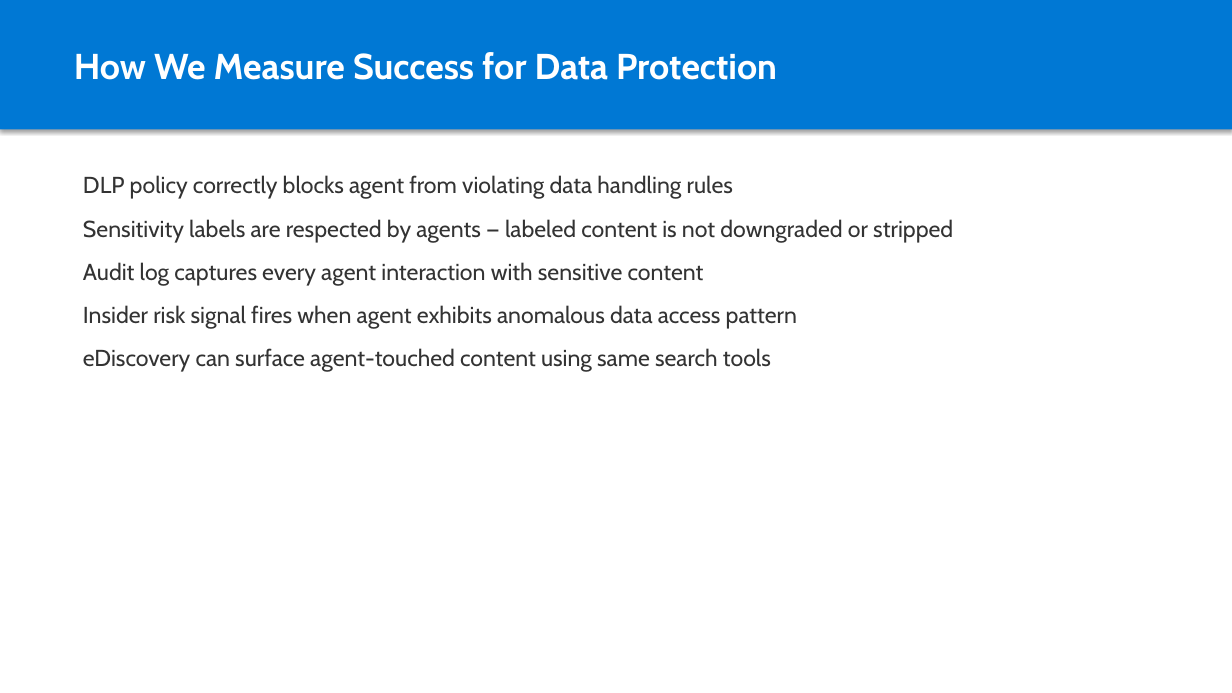
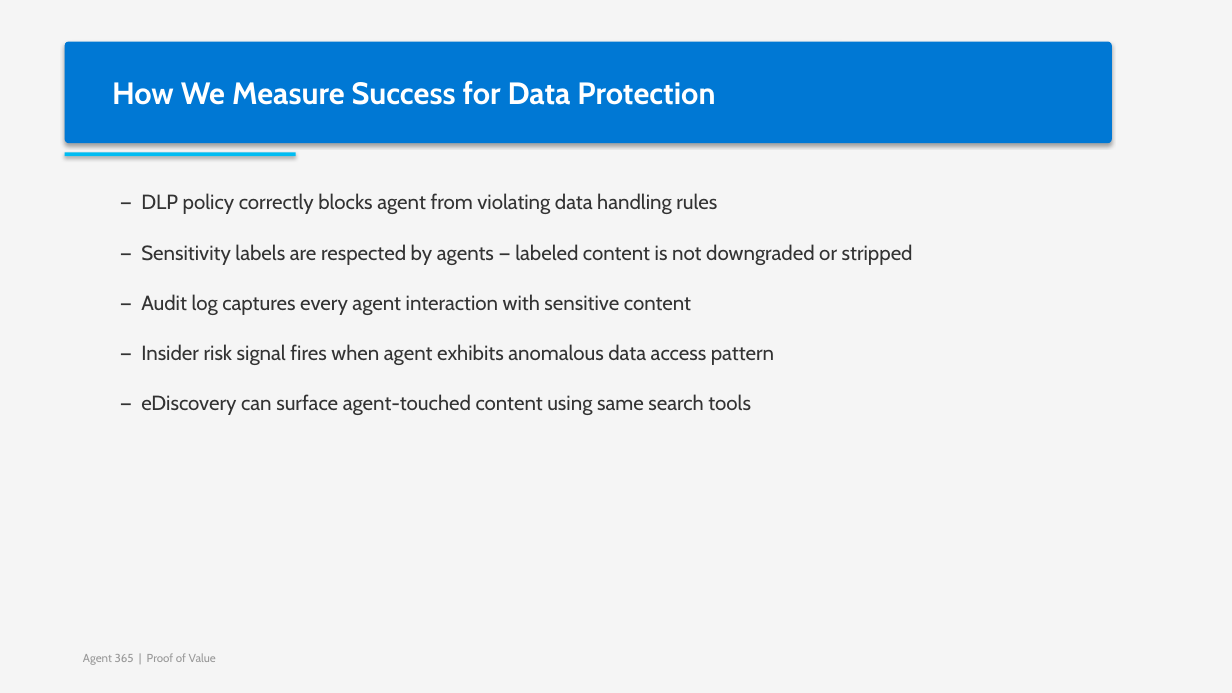
Before and after one commit to cloudtoso/Agent-365-POC, a slide deck: slide 19 of Agent365-PoV-Deck.pptx. Drawn at 1232x693 pixels with LibreOffice and Linux fonts; fonts in the diff are those of the drawing. Boxes give left, top, right and bottom in pixels: in the first picture for what was removed or moved away, otherwise in the second. Text is boxed around its words. In the diff, an @@ line names an element or a change of style, - is before the commit and + after.

```diff
--- a/Agent365-PoV-Deck.pptx
+++ b/Agent365-PoV-Deck.pptx
@@ rectangle added at [0,0,1232,693], fill #F5F5F5 @@
@@ rounded rectangle "How We Measure Success for ...": place and size @@
-rounded rectangle "How We Measure Success for ..." at [0,0,1232,129]
+rounded rectangle "How We Measure Success for ..." at [65,42,1112,143]
@@ rounded rectangle "How We Measure Success for ..." at [65,42,1112,143]: size 28 to 24 pt; rectangle to rounded rectangle @@
@@ rectangle added at [65,152,296,156], fill #00BCF2 @@
@@ text at [141,193,913,415]: text changed; size 18 to 16 pt @@
-DLP policy correctly blocks agent from violating data handling rules
-Sensitivity labels are respected by agents — labeled content is not downgraded or stripped
-Audit log captures every agent interaction with sensitive content
-Insider risk signal fires when agent exhibits anomalous data access pattern
-eDiscovery can surface agent-touched content using same search tools
+— DLP policy correctly blocks agent from violating data handling rules
+— Sensitivity labels are respected by agents — labeled content is not downgraded or stripped
+— Audit log captures every agent interaction with sensitive content
+— Insider risk signal fires when agent exhibits anomalous data access pattern
+— eDiscovery can surface agent-touched content using same search tools
@@ text added at [83,653,216,665], 9 pt, text #999999 @@
+Agent 365 | Proof of Value
```
Also in this commit, not shown: 43 other slides changed, 1 other file.
